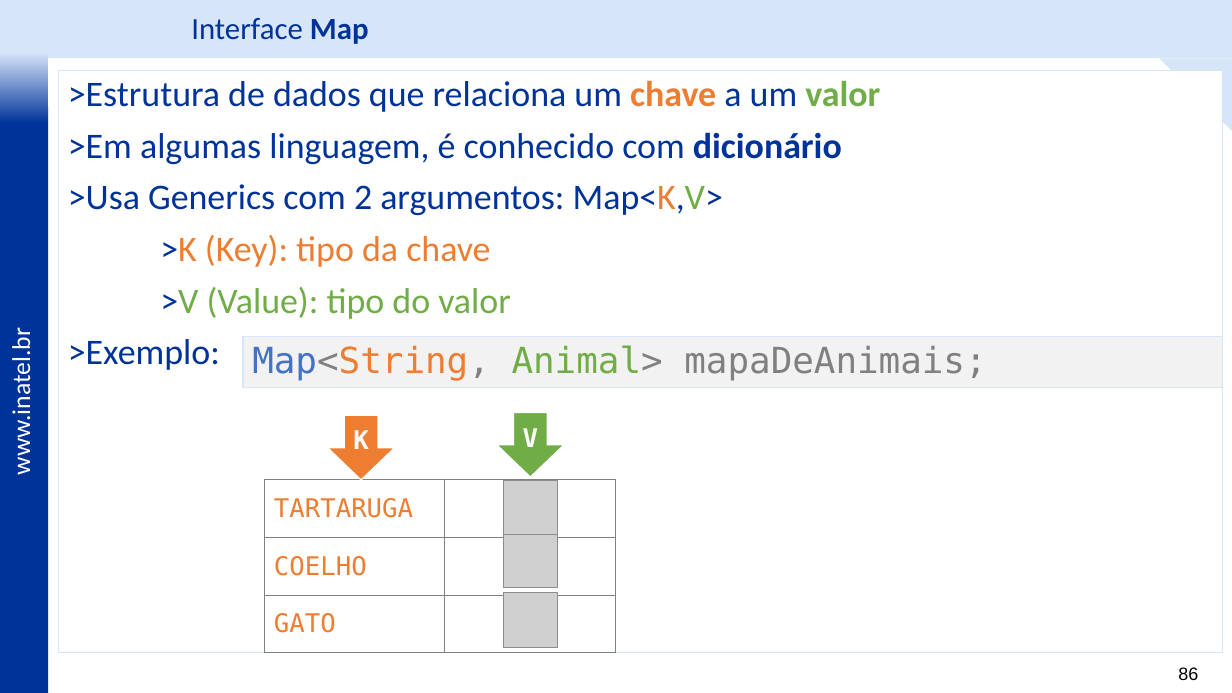
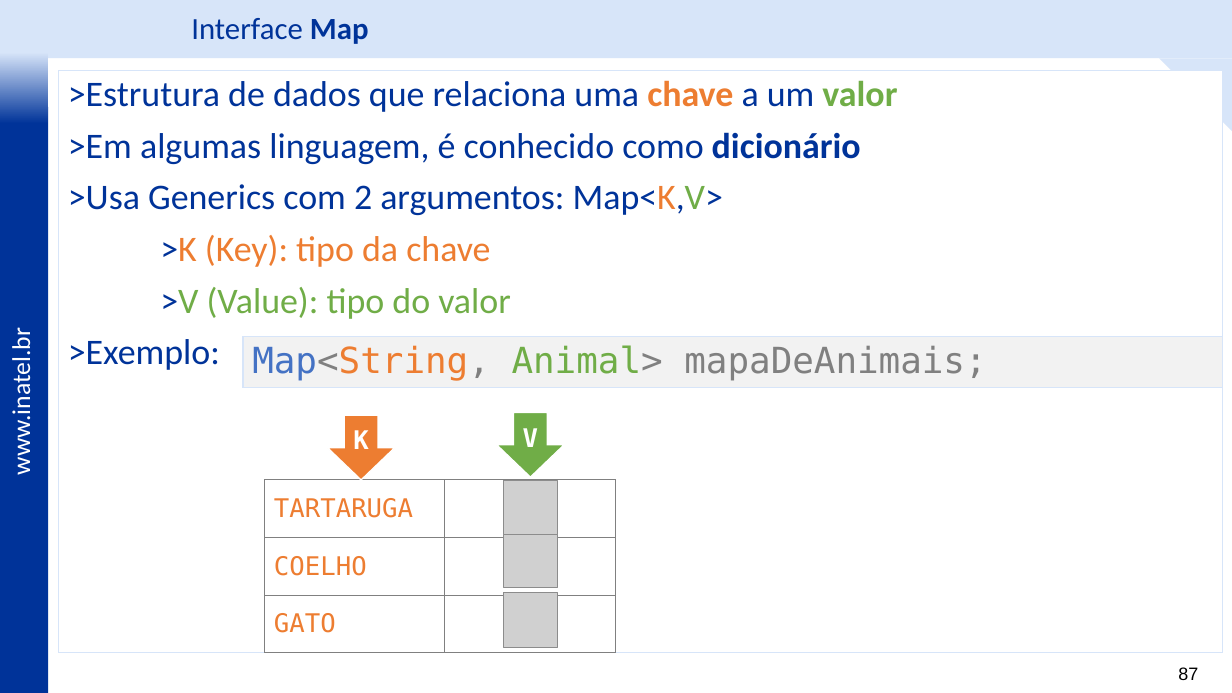
Before and after one commit to vitor-figueiredo/Lab_JavaCollections, a slide deck: slide 87 of _docs/IDP Labs - Java Collections - v3.pptx (slide 86 before the commit). Drawn at 1232x693 pixels with LibreOffice and Linux fonts; fonts in the diff are those of the drawing; grey boxes stand for pictures; background and template pictures are left out. Boxes give left, top, right and bottom in pixels: in the first picture for what was removed or moved away, otherwise in the second. Text is boxed around its words. In the diff, an @@ line names an element or a change of style, - is before the commit and + after.

```diff
--- a/_docs/IDP Labs - Java Collections - v3.pptx
+++ b/_docs/IDP Labs - Java Collections - v3.pptx
@@ text in rectangle at box(68, 80, 897, 164): text changed @@
->Estrutura de dados que relaciona um chave a um valor
->Em algumas linguagem, é conhecido com dicionário
+>Estrutura de dados que relaciona uma chave a um valor
+>Em algumas linguagem, é conhecido como dicionário
@@ page number at box(1178, 667, 1198, 680): text changed @@
-86
+87
```
Also in this commit, not shown: 6 other slides changed, 1 slide added, 17 other files.
